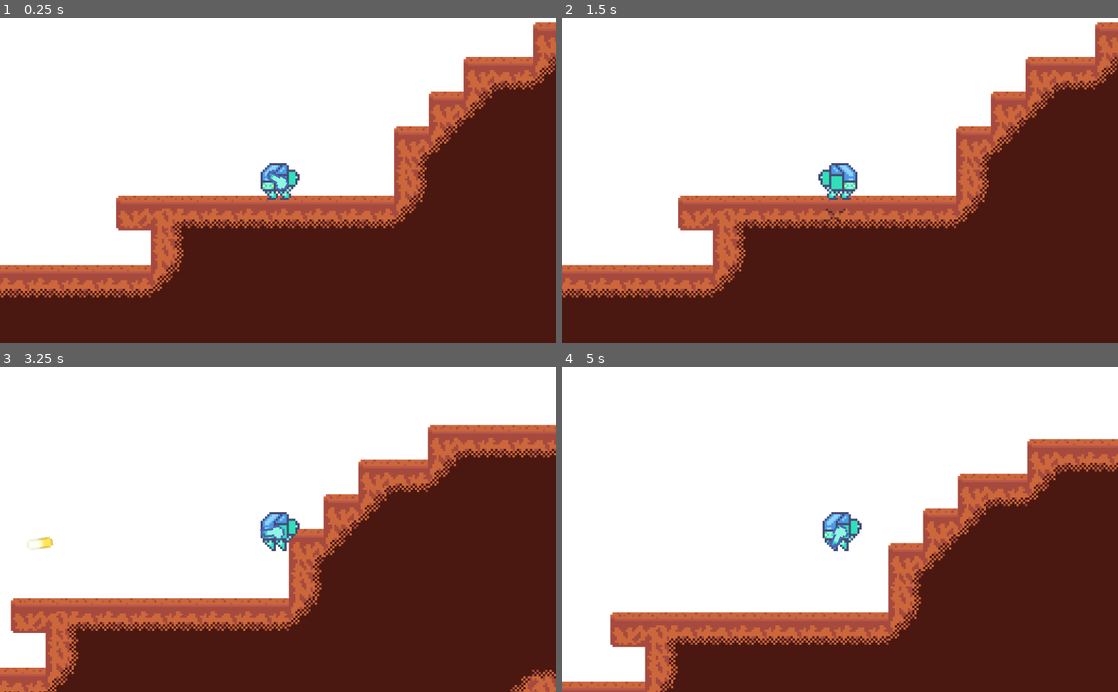
Above: before the commit, frames 1-4 (two rows, left to right).
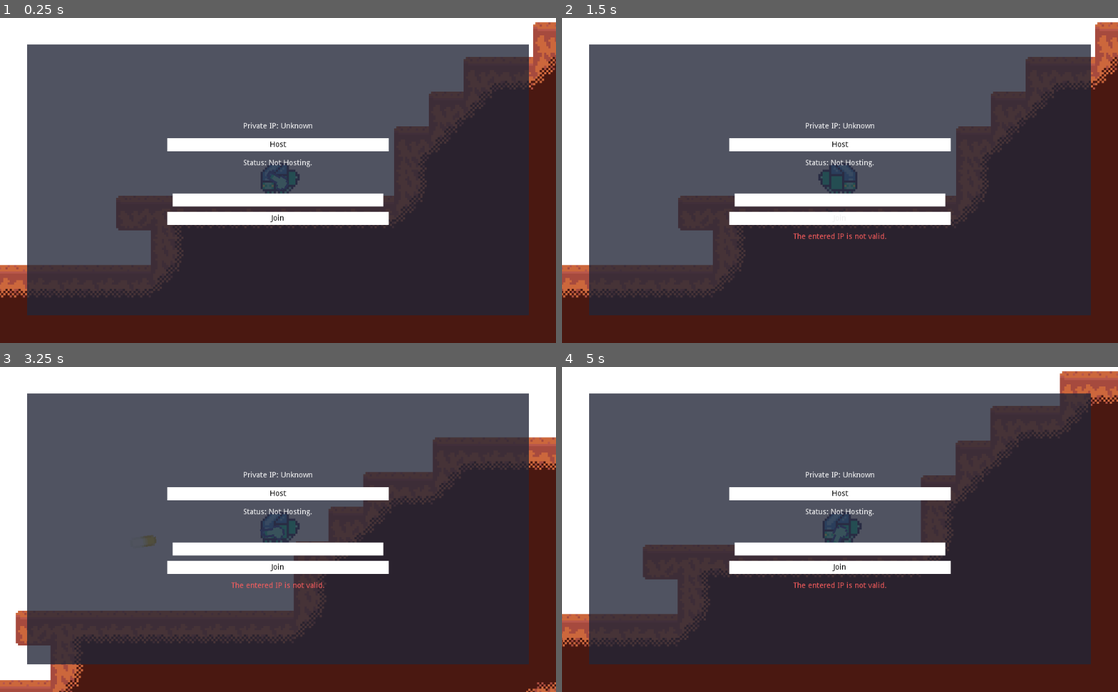
Above: after the commit, the same moments.

Repository: MichaelRRyan/Mecha-Miners
Game: Godot game, scene res://scenes/Gameplay.tscn
The game is run twice, just before and just after one commit, with the same random seed, the same clock (stepped at 60 frames per second) and the same inputs.
Inputs (mouse positions are in pixels of both pictures, inside the frame that each line leads up to):
- Up to frame 1 (0.25 s): no input
- Up to frame 2 (1.5 s): click (840, 144) at 0.5 s, where only the run after the commit has a clickable "Host"; click (840, 219) at 1.25 s, where only the run after the commit has a clickable "Join"
- Up to frame 3 (3.25 s): move the mouse to (400, 513) at 2.02 s; hold H (toggle_network_panel, bound only after the commit) 2.03-2.78 s; hold D (move_right) from 2.03 s (still down); tap W (jump) at 2.27, 3.02 s; move the mouse to (166, 545) at 2.77 s; click (166, 545) at 2.85 s; tap H (toggle_network_panel, bound only after the commit) at 3.05 s
- Up to frame 4 (5 s): move the mouse to (895, 458) at 3.52 s; release D (move_right) at 3.53 s; hold A (move_left) 3.53-4.28 s; hold H (toggle_network_panel, bound only after the commit) 3.53-4.28 s; move the mouse to (812, 594) at 4.27 s; hold D (move_right) from 4.28 s (still down); tap H (toggle_network_panel, bound only after the commit) at 4.35 s; tap W (jump) at 4.52 s

The runs differ from the first frame. In frame 1, 73% of the frame differs, in the area x 4-96%, y 8-92%; in frame 2, 73%; in frame 3, 74%; in frame 4, 76%, in the area x 0-100%, y 1-100%.

Commit message:
Added basic server code & UI for hosting & joining

Diff:
--- /dev/null
+++ b/Resources/StyleBoxes/StandardButton.tres
@@ -0,0 +1,8 @@
+[gd_resource type="StyleBoxFlat" format=2]
+
+[resource]
+bg_color = Color( 1, 1, 1, 1 )
+expand_margin_left = 10.0
+expand_margin_right = 10.0
+expand_margin_top = 5.0
+expand_margin_bottom = 5.0
--- a/project.godot
+++ b/project.godot
@@ -14,6 +14,10 @@
 config/description="Descend into the depths of volatile planets to claim the crypto treasures of its core before it explodes!"
 run/main_scene="res://scenes/Gameplay.tscn"
 config/icon="res://assets/images/icon.png"
+
+[autoload]
+
+Network="*res://scripts/Network.gd"
 
 [input]
 
@@ -37,6 +41,11 @@
 "events": [ Object(InputEventMouseButton,"resource_local_to_scene":false,"resource_name":"","device":-1,"alt":false,"sh …(213 unchanged characters)…
  ]
 }
+toggle_network_panel={
+"deadzone": 0.5,
+"events": [ Object(InputEventKey,"resource_local_to_scene":false,"resource_name":"","device":0,"alt":false,"shift":false,"control":false,"meta":false,"command":false,"pressed":false,"scancode":72,"unicode":0,"echo":false,"script":null)
+ ]
+}
 
 [physics]
 
--- a/scenes/Gameplay.tscn
+++ b/scenes/Gameplay.tscn
@@ -1,18 +1,34 @@
-[gd_scene load_steps=3 format=2]
+[gd_scene load_steps=7 format=2]
 
 [ext_resource path="res://scenes/Player.tscn" type="PackedScene" id=1]
 [ext_resource path="res://scenes/Terrain.tscn" type="PackedScene" id=2]
+[ext_resource path="res://Resources/StyleBoxes/StandardButton.tres" type="StyleBox" id=3]
+[ext_resource path="res://scripts/NetworkPanel.gd" type="Script" id=4]
+
+[sub_resource type="StyleBoxFlat" id=1]
+bg_color = Color( 0.384314, 0.384314, 0.384314, 1 )
+expand_margin_left = 10.0
+expand_margin_right = 10.0
+expand_margin_top = 5.0
+expand_margin_bottom = 5.0
+
+[sub_resource type="StyleBoxFlat" id=2]
+bg_color = Color( 1, 1, 1, 1 )
+expand_margin_top = 5.0
+expand_margin_bottom = 5.0
 
 [node name="Gameplay" type="Node2D"]
 
 [node name="Terrain" parent="." instance=ExtResource( 2 )]
 
-[node name="Player" parent="." instance=ExtResource( 1 )]
+[node name="Players" type="Node2D" parent="."]
+
+[node name="Player" parent="Players" instance=ExtResource( 1 )]
 position = Vector2( 90.4262, 116.708 )
 horizontal_movement/time_to_max_speed = 0.2
 horizontal_movement/time_to_full_stop = 0.2
 
-[node name="Camera2D" type="Camera2D" parent="Player"]
+[node name="Camera2D" type="Camera2D" parent="Players/Player"]
 scale = Vector2( 2, 2 )
 current = true
 zoom = Vector2( 0.25, 0.25 )
@@ -20,3 +36,93 @@
 [node name="BulletContainer" type="Node2D" parent="." groups=[
 "bullet_container",
 ]]
+
+[node name="GUI" type="CanvasLayer" parent="."]
+pause_mode = 2
+
+[node name="NetworkPanel" type="ColorRect" parent="GUI"]
+anchor_right = 1.0
+anchor_bottom = 1.0
+margin_left = 50.0
+margin_top = 49.2509
+margin_right = -50.0
+margin_bottom = -50.7491
+color = Color( 0.129412, 0.145098, 0.211765, 0.784314 )
+script = ExtResource( 4 )
+__meta__ = {
+"_edit_use_anchors_": false
+}
+
+[node name="Content" type="VBoxContainer" parent="GUI/NetworkPanel"]
+anchor_left = 0.5
+anchor_right = 0.5
+anchor_bottom = 1.0
+margin_left = -194.0
+margin_top = 144.0
+margin_right = 194.0
+margin_bottom = -120.0
+custom_constants/separation = 20
+__meta__ = {
+"_edit_use_anchors_": false
+}
+
+[node name="IPLabel" type="Label" parent="GUI/NetworkPanel/Content"]
+margin_right = 388.0
+margin_bottom = 14.0
+text = "Private IP: 127.0.0.1"
+align = 1
+
+[node name="HostButton" type="Button" parent="GUI/NetworkPanel/Content"]
+margin_top = 34.0
+margin_right = 388.0
+margin_bottom = 48.0
+custom_styles/hover = ExtResource( 3 )
+custom_styles/pressed = ExtResource( 3 )
+custom_styles/focus = ExtResource( 3 )
+custom_styles/disabled = SubResource( 1 )
+custom_styles/normal = ExtResource( 3 )
+custom_colors/font_color = Color( 0, 0, 0, 1 )
+text = "Host"
+
+[node name="HostingStatus" type="Label" parent="GUI/NetworkPanel/Content"]
+margin_top = 68.0
+margin_right = 388.0
+margin_bottom = 82.0
+text = "Status: Not Hosting."
+align = 1
+
+[node name="Spacing" type="Label" parent="GUI/NetworkPanel/Content"]
+margin_top = 102.0
+margin_right = 388.0
+margin_bottom = 116.0
+
+[node name="IPInput" type="LineEdit" parent="GUI/NetworkPanel/Content"]
+margin_top = 136.0
+margin_right = 388.0
+margin_bottom = 150.0
+custom_styles/normal = SubResource( 2 )
+custom_colors/font_color = Color( 0, 0, 0, 1 )
+align = 1
+
+[node name="JoinButton" type="Button" parent="GUI/NetworkPanel/Content"]
+margin_top = 170.0
+margin_right = 388.0
+margin_bottom = 184.0
+custom_styles/hover = ExtResource( 3 )
+custom_styles/pressed = ExtResource( 3 )
+custom_styles/focus = ExtResource( 3 )
+custom_styles/normal = ExtResource( 3 )
+custom_colors/font_color = Color( 0, 0, 0, 1 )
+text = "Join"
+
+[node name="InvalidIP" type="Label" parent="GUI/NetworkPanel/Content"]
+visible = false
+margin_top = 204.0
+margin_right = 388.0
+margin_bottom = 218.0
+custom_colors/font_color = Color( 1, 0.372549, 0.372549, 1 )
+text = "The entered IP is not valid."
+align = 1
+
+[connection signal="pressed" from="GUI/NetworkPanel/Content/HostButton" to="GUI/NetworkPanel" method="_on_HostButton_pressed"]
+[connection signal="pressed" from="GUI/NetworkPanel/Content/JoinButton" to="GUI/NetworkPanel" method="_on_JoinButton_pressed"]
--- /dev/null
+++ b/scripts/Network.gd
@@ -0,0 +1,59 @@
+extends Node
+
+const FIRST_LOCAL_PLAYER_NUMBER = 0
+
+
+var network = NetworkedMultiplayerENet.new()
+var port = 1909
+var max_players = 50
+
+
+# -----------------------------------------------------------------------------
+
+# =========================== HOST FUNCTIONALITY ============================
+
+# -----------------------------------------------------------------------------
+func start_server():
+	network.create_server(port, max_players)
+	get_tree().set_network_peer(network)
+	print("Server Started")
+
+	network.connect("peer_connected", self, "_peer_connected")
+	network.connect("peer_disconnected", self, "_peer_disconnected")
+
+
+# -----------------------------------------------------------------------------
+func _peer_connected(peer_id):
+	# TODO: Create player instance.
+
+	print("Peer " + str(peer_id) + " Connected")
+
+
+# -----------------------------------------------------------------------------
+func _peer_disconnected(peer_id):
+	# TODO: Remove player instance.
+
+	print("Peer " + str(peer_id) + " Disconnected")
+
+
+# -----------------------------------------------------------------------------
+
+# =========================== CLIENT FUNCTIONALITY ============================
+
+# -----------------------------------------------------------------------------
+func connect_to_server(ip : String):
+	network.create_client(ip, port)
+	get_tree().set_network_peer(network)
+
+	network.connect("connection_succeeded", self, "_on_connection_succeeded")
+	network.connect("connection_failed", self, "_on_connection_failed")
+
+
+# -----------------------------------------------------------------------------
+func _on_connection_succeeded():
+	print("Succesfully Connected")
+
+
+# -----------------------------------------------------------------------------
+func _on_connection_failed():
+	print("Failed to Connect")
--- /dev/null
+++ b/scripts/NetworkPanel.gd
@@ -0,0 +1,35 @@
+extends ColorRect
+
+
+func _ready():
+	var ip_adress : String = "Unknown"
+
+	if OS.has_feature("Windows"):
+		if OS.has_environment("COMPUTERNAME"):
+			ip_adress =  IP.resolve_hostname(str(OS.get_environment("COMPUTERNAME")),1)
+	elif OS.has_feature("X11"):
+		if OS.has_environment("HOSTNAME"):
+			ip_adress =  IP.resolve_hostname(str(OS.get_environment("HOSTNAME")),1)
+	elif OS.has_feature("OSX"):
+		if OS.has_environment("HOSTNAME"):
+			ip_adress =  IP.resolve_hostname(str(OS.get_environment("HOSTNAME")),1)
+
+	$Content/IPLabel.text = "Private IP: " + ip_adress
+
+
+func _input(event):
+	if event is InputEventKey:
+		if event.is_action_pressed("toggle_network_panel"):
+			visible = !visible
+			get_tree().paused = visible
+
+
+func _on_HostButton_pressed():
+	pass # Replace with function body.
+
+
+func _on_JoinButton_pressed():
+	if $Content/IPInput.text.is_valid_ip_address():
+		Network.initialise_client($Content/IPInput.text)
+	else:
+		$Content/InvalidIP.show()
